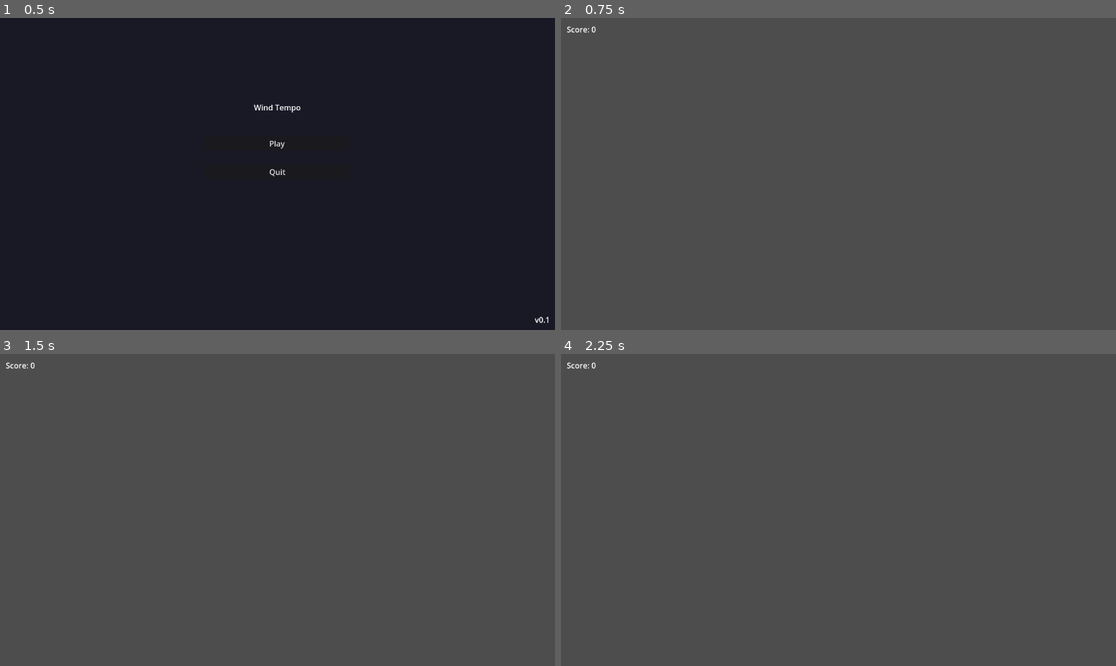
Above: before the commit, frames 1-4 (two rows, left to right).
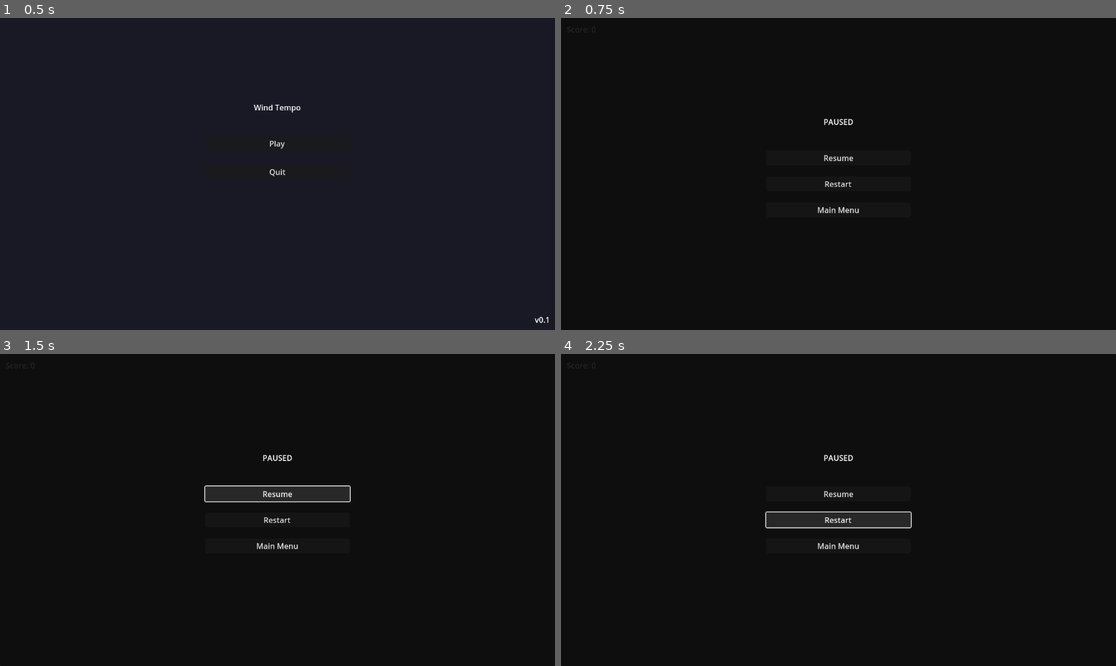
Above: after the commit, the same moments.

Repository: Jae7777/Wind-Tempo
Game: Godot game, scene res://MainMenu.tscn
Two runs of this game, one before a commit and one after it. Both use one fixed random seed, a clock stepped at 60 frames per second and the inputs below.
Inputs (mouse positions are in pixels of both pictures, inside the frame that each line leads up to):
- Up to frame 1 (0.5 s): no input
- Up to frame 2 (0.75 s): click "Play" at 0.5 s
- Up to frame 3 (1.5 s): click (277, 494) at 1.25 s, where only the run after the commit has a clickable "Resume"
- Up to frame 4 (2.25 s): click (838, 519) at 2 s, where only the run after the commit has a clickable "Restart"

Frame 1 is identical in both runs. In frame 2, 100% of the frame differs, in the area x 0-100%, y 0-100%; in frame 3, 100%; in frame 4, 100%.
Error after the commit: Parse Error: Unrecognized annotation: "@ontml". (res://CoreGameplay/PauseMenu.gd:5)

Commit message:
Pause Menu

Diff:
--- /dev/null
+++ b/wind-tempo/CoreGameplay/PauseMenu.gd
@@ -0,0 +1,34 @@
+extends CanvasLayer
+
+@onready var pause_panel = $PausePanel
+@onready var resume_button = $PausePanel/VBoxContainer/ResumeButton
+@ontml:parameter name="restart_button = $PausePanel/VBoxContainer/RestartButton
+@onready var main_menu_button = $PausePanel/VBoxContainer/MainMenuButton
+
+var is_paused: bool = false
+
+func _ready() -> void:
+	pause_panel.visible = false
+	resume_button.connect("pressed", Callable(self, "_on_resume_pressed"))
+	restart_button.connect("pressed", Callable(self, "_on_restart_pressed"))
+	main_menu_button.connect("pressed", Callable(self, "_on_main_menu_pressed"))
+
+func _input(event: InputEvent) -> void:
+	if event.is_action_pressed("ui_cancel"):
+		toggle_pause()
+
+func toggle_pause() -> void:
+	is_paused = !is_paused
+	pause_panel.visible = is_paused
+	get_tree().paused = is_paused
+
+func _on_resume_pressed() -> void:
+	toggle_pause()
+
+func _on_restart_pressed() -> void:
+	get_tree().paused = false
+	get_tree().reload_current_scene()
+
+func _on_main_menu_pressed() -> void:
+	get_tree().paused = false
+	get_tree().change_scene_to_file("res://MainMenu.tscn")
--- /dev/null
+++ b/wind-tempo/CoreGameplay/PauseMenu.tscn
@@ -0,0 +1,67 @@
+[gd_scene load_steps=2 format=3 uid="uid://pausemenu001"]
+
+[ext_resource type="Script" path="res://CoreGameplay/PauseMenu.gd" id="1"]
+
+[node name="PauseMenu" type="CanvasLayer"]
+process_mode = 3
+script = ExtResource("1")
+
+[node name="PausePanel" type="Panel" parent="."]
+anchors_preset = 15
+anchor_right = 1.0
+anchor_bottom = 1.0
+grow_horizontal = 2
+grow_vertical = 2
+
+[node name="ColorRect" type="ColorRect" parent="PausePanel"]
+layout_mode = 1
+anchors_preset = 15
+anchor_right = 1.0
+anchor_bottom = 1.0
+grow_horizontal = 2
+grow_vertical = 2
+color = Color(0, 0, 0, 0.7)
+
+[node name="VBoxContainer" type="VBoxContainer" parent="PausePanel"]
+layout_mode = 1
+anchors_preset = 8
+anchor_left = 0.5
+anchor_top = 0.5
+anchor_right = 0.5
+anchor_bottom = 0.5
+offset_left = -150.0
+offset_top = -120.0
+offset_right = 150.0
+offset_bottom = 120.0
+grow_horizontal = 2
+grow_vertical = 2
+
+[node name="PausedLabel" type="Label" parent="PausePanel/VBoxContainer"]
+layout_mode = 2
+text = "PAUSED"
+horizontal_alignment = 1
+vertical_alignment = 1
+
+[node name="Spacer1" type="Control" parent="PausePanel/VBoxContainer"]
+custom_minimum_size = Vector2(0, 40)
+layout_mode = 2
+
+[node name="ResumeButton" type="Button" parent="PausePanel/VBoxContainer"]
+layout_mode = 2
+text = "Resume"
+
+[node name="Spacer2" type="Control" parent="PausePanel/VBoxContainer"]
+custom_minimum_size = Vector2(0, 15)
+layout_mode = 2
+
+[node name="RestartButton" type="Button" parent="PausePanel/VBoxContainer"]
+layout_mode = 2
+text = "Restart"
+
+[node name="Spacer3" type="Control" parent="PausePanel/VBoxContainer"]
+custom_minimum_size = Vector2(0, 15)
+layout_mode = 2
+
+[node name="MainMenuButton" type="Button" parent="PausePanel/VBoxContainer"]
+layout_mode = 2
+text = "Main Menu"
--- a/wind-tempo/CoreGameplay/main.tscn
+++ b/wind-tempo/CoreGameplay/main.tscn
@@ -1,10 +1,11 @@
-[gd_scene load_steps=6 format=3 uid="uid://b6gjeaee57w5f"]
+[gd_scene load_steps=7 format=3 uid="uid://b6gjeaee57w5f"]
 
 [ext_resource type="Script" uid="uid://d1e0nuf73sye2" path="res://CoreGameplay/GameManager.gd" id="1"]
 [ext_resource type="Script" uid="uid://bwfkw78koegwn" path="res://CoreGameplay/NoteSpawner.gd" id="2"]
 [ext_resource type="Script" uid="uid://b245b8lutekyf" path="res://CoreGameplay/Piano.gd" id="3"]
 [ext_resource type="PackedScene" path="res://CoreGameplay/Note.tscn" id="4"]
 [ext_resource type="Script" uid="uid://cdf4srfquv6od" path="res://CoreGameplay/HUD.gd" id="5"]
+[ext_resource type="PackedScene" path="res://CoreGameplay/PauseMenu.tscn" id="6"]
 
 [node name="Main" type="Node2D"]
 
@@ -40,3 +41,5 @@
 offset_top = 44.0
 offset_right = 12.0
 offset_bottom = 44.0
+
+[node name="PauseMenu" parent="." instance=ExtResource("6")]
